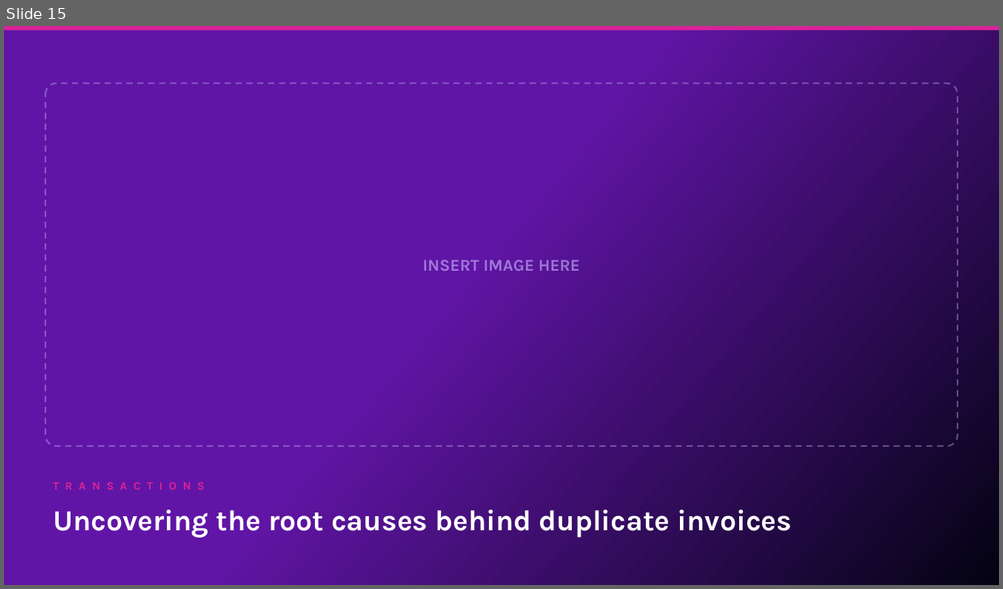
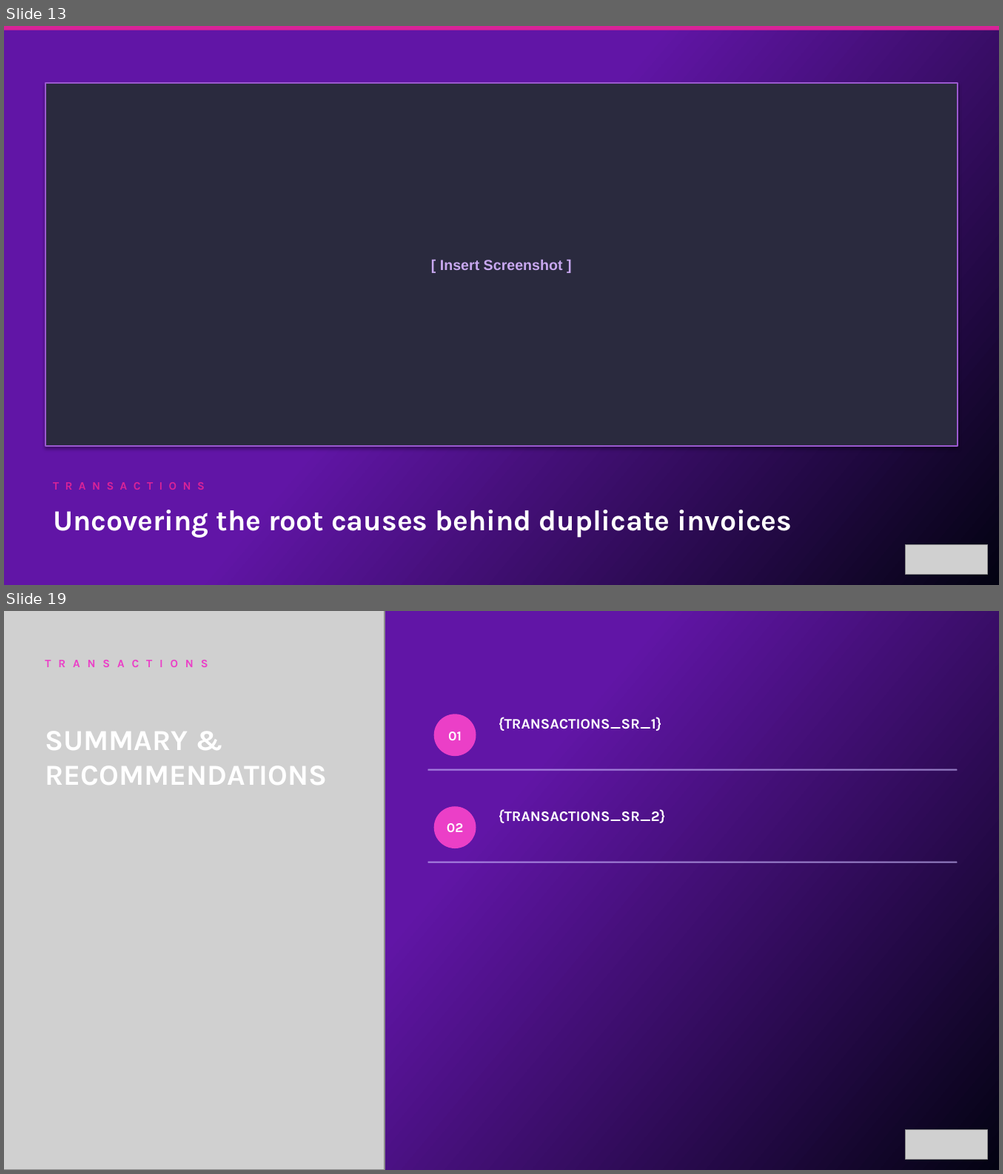
Before and after one commit to oresanniowo-beep/EBR-Gen-v2, a slide deck: EBR_Template.pptx. Shown one above the other, each under a label of ours: slide 15 before the commit, slides 13 and 19 after it; the slides between them are not shown. The pictures are 1003x589 and 1003x1174 pixels, drawn with LibreOffice and Linux fonts; fonts in the diff are those of the drawing; grey boxes stand for pictures. Boxes give left, top, right and bottom in pixels: in the first picture for what was removed or moved away, otherwise in the second. Text is boxed around its words. In the diff, an @@ line names an element or a change of style, - is before the commit and + after.

```diff
--- a/EBR_Template.pptx
+++ b/EBR_Template.pptx
@@ slide 19 added at (4,611,999,1170), background gradient #6115A6 to #030312 @@
@@ picture added at (4,611,384,1170) @@
@@ ellipse added at (435,715,475,756), fill #EB3FC7, outline #EB3FC7 1 pt @@
@@ text added at (498,717,662,731), 11 pt, text #EB3FC7, bold @@
+TRANSACTIONS
@@ text added at (498,717,662,731), 14 pt, text #FFFFFF, bold @@
+{TRANSACTIONS_SR_1}
@@ text added at (45,731,327,785), 28 pt, text #FFFFFF, bold @@
+SUMMARY & RECOMMENDATIONS
@@ text added at (448,732,461,741), 13 pt, text #FFFFFF, bold @@
+01
@@ rectangle added at (428,769,956,770), fill #CCBBFF at 40% opacity, outline #CCBBFF 1 pt @@
@@ ellipse added at (435,807,475,849), fill #EB3FC7, outline #EB3FC7 1 pt @@
@@ text added at (498,809,666,823), 14 pt, text #FFFFFF, bold @@
+{TRANSACTIONS_SR_2}
@@ text added at (447,823,463,832), 13 pt, text #FFFFFF, bold @@
+02
@@ rectangle added at (428,862,956,863), fill #CCBBFF at 40% opacity, outline #CCBBFF 1 pt @@
@@ picture added at (905,1130,987,1159) @@
@@ what was slide 15 is now slide 13 @@
@@ slide 13 changed as well @@
@@ rectangle "[ Insert Screenshot ]" at (45,84,958,447): rounded rectangle to rectangle; fill none to #2A2A3E; outline #CCBBFF 1.5 pt dashed to #9B59D0 1.5 pt; shadow on @@
@@ text in rectangle at (440,260,563,270): text changed; size 16 to 14 pt; font Karla to Arial; text colour #CCBBFF at 60% opacity to #C8A8F0 @@
-INSERT IMAGE HERE
+[ Insert Screenshot ]
@@ picture added at (905,545,987,574) @@
```
Also in this commit, not shown: 28 other slides changed, 9 other slides added, 10 slides removed.
